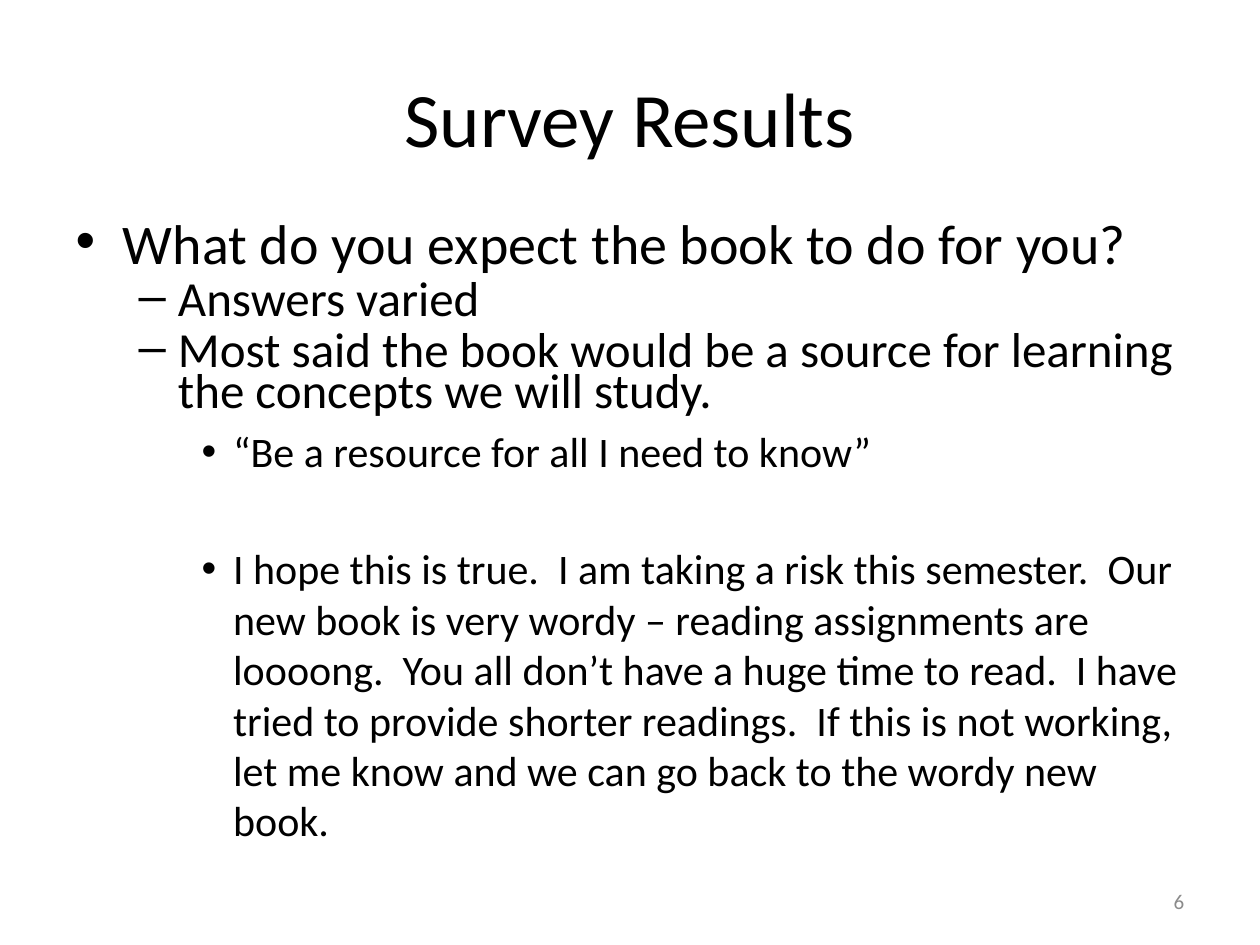
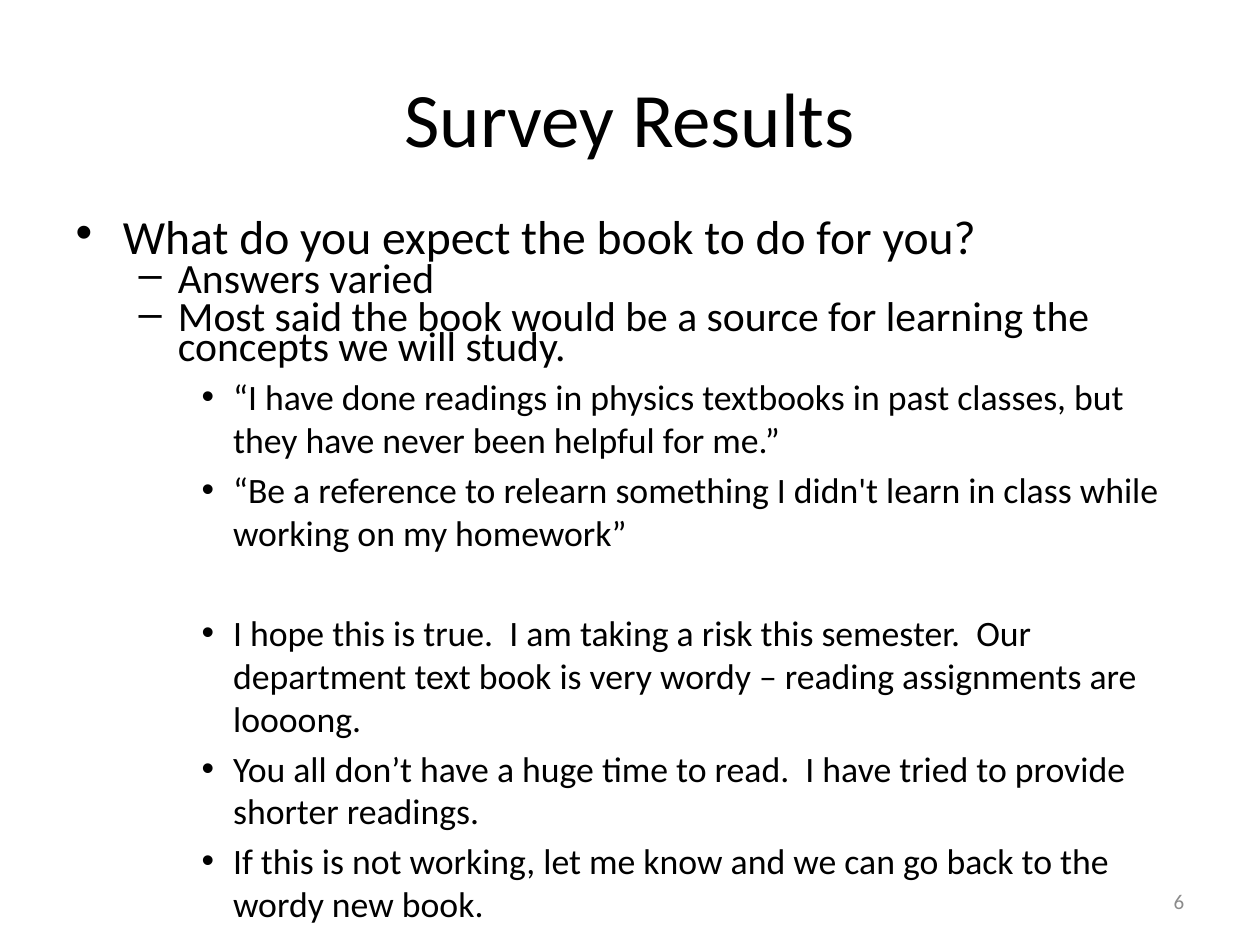
Before and after one commit to rtlines/PH223-Engineering-Physics, a slide deck: slide 6 of Slides/PH223_Lecture_01.pptx. Drawn at 1260x945 pixels with LibreOffice and Linux fonts; fonts in the diff are those of the drawing. Boxes give left, top, right and bottom in pixels: in the first picture for what was removed or moved away, otherwise in the second. Text is boxed around its words. In the diff, an @@ line names an element or a change of style, - is before the commit and + after.

```diff
--- a/Slides/PH223_Lecture_01.pptx
+++ b/Slides/PH223_Lecture_01.pptx
@@ text at (123,221,1090,368): size 32 to 27.2 pt in "What do you expect the book to ..."; size 28 to 23.8 pt in "Answers varied", "Most said the book would be a ..."; line spacing 0.7 to 0.6 @@
@@ text at (233,384,1158,923): text changed; size 24 to 20.4 pt @@
-    • “Be a resource for all I need to know”
-    • I hope this is true. I am taking a risk this semester. Our new book is very wordy – reading assignments are loooong. You all don’t have a huge time to read. I have tried to provide shorter readings. If this is not working, let me know and we can go back to the wordy new book.
+    • “I have done readings in physics textbooks in past classes, but they have never been helpful for me.”
+    • “Be a reference to relearn something I didn't learn in class while working on my homework”
+    • I hope this is true. I am taking a risk this semester. Our department text book is very wordy – reading assignments are loooong.
+    • You all don’t have a huge time to read. I have tried to provide shorter readings.
+    • If this is not working, let me know and we can go back to the wordy new book.
```
Also in this commit, not shown: 6 other slides changed, 2 slides added, 10 other files.
